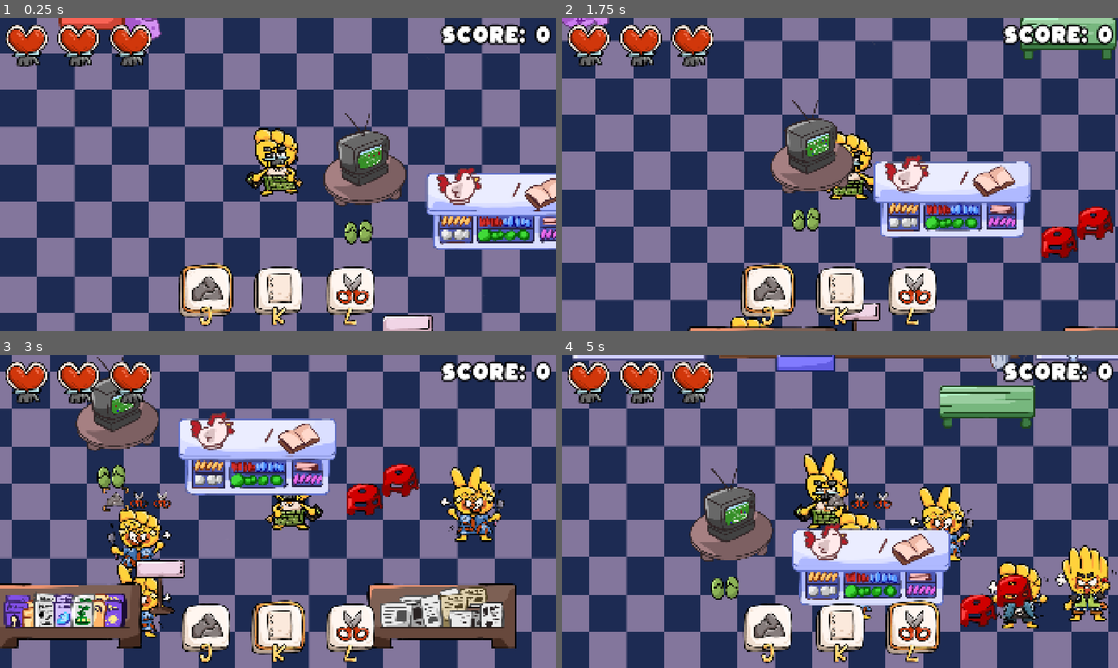
Above: before the commit, frames 1-4 (two rows, left to right).
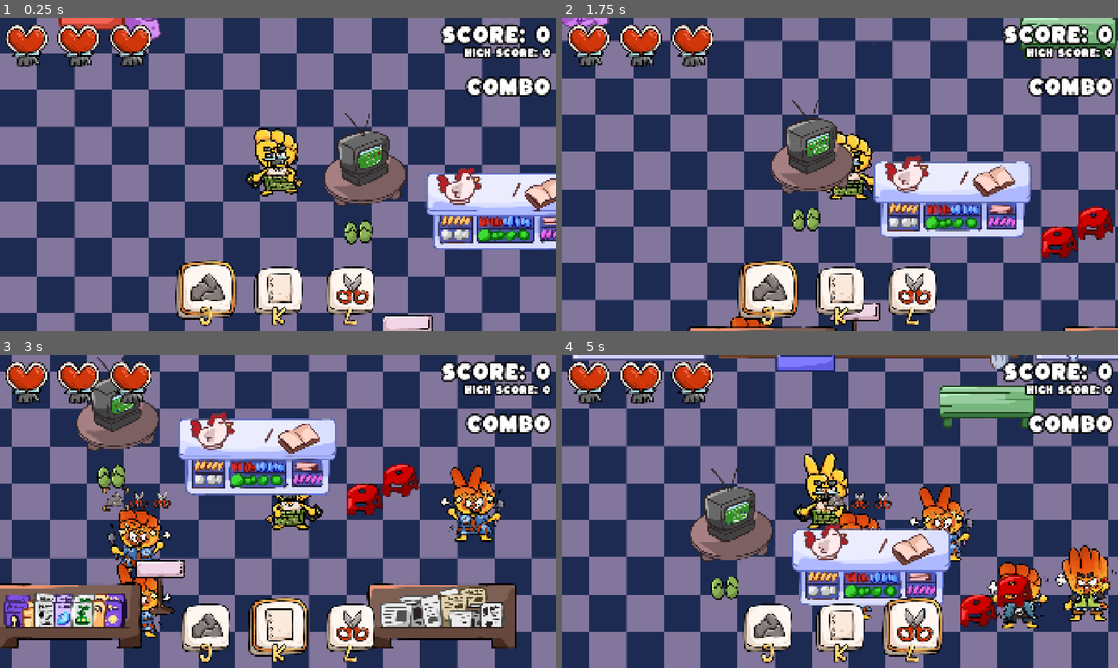
Above: after the commit, the same moments.

Repository: jessicaryan19/retail-rumble
Game: Godot game, scene res://game/game.tscn
Same seed, same stepped clock (60 frames per second), same inputs: the game is played once before the commit and once after it.
Inputs:
- Up to frame 1 (0.25 s): no input
- Up to frame 2 (1.75 s): hold D (move_right) 0.53-1.28 s; tap K (equip_paper) at 0.6 s; hold S (move_down) from 1.28 s (still down); tap J (equip_rock) at 1.35 s
- Up to frame 3 (3 s): release S (move_down) at 2.03 s; hold D (move_right) 2.03-2.78 s; tap L (equip_scissor) at 2.1 s; hold W (move_up) from 2.78 s (still down); tap K (equip_paper) at 2.85 s
- Up to frame 4 (5 s): release W (move_up) at 3.53 s; hold A (move_left) from 3.53 s (still down); tap J (equip_rock) at 3.6 s; tap L (equip_scissor) at 4.35 s

The runs differ from the first frame. In frame 1, 2.6% of the frame differs, in the area x 31-100%, y 9-97%; in frame 2, 2.7%; in frame 3, 3.6%; in frame 4, 4.2%, in the area x 50-100%, y 9-97%.

Commit message:
feat: high score and change enemy sprite

Diff:
--- a/enemy/enemy.tscn
+++ b/enemy/enemy.tscn
@@ -1,34 +1,34 @@
 [gd_scene load_steps=38 format=3 uid="uid://dxp1mdmx5l6jl"]
 
 [ext_resource type="Script" uid="uid://b62uf5egtperd" path="res://enemy/enemy.gd" id="1_2mvqj"]
-[ext_resource type="Texture2D" uid="uid://c5ex7lvgpj3hw" path="res://common/head/head_spritesheet.png" id="2_y5vj3"]
-[ext_resource type="PackedScene" uid="uid://5lapc8r0j8bx" path="res://components/health_component.tscn" id="3_pmsee"]
+[ext_resource type="Texture2D" uid="uid://hgog5btqut2" path="res://common/head/head_spritesheet.png" id="2_y5vj3"]
+[ext_resource type="PackedScene" path="res://components/health_component.tscn" id="3_pmsee"]
 [ext_resource type="Texture2D" uid="uid://cob5as66f182c" path="res://enemy/enemy_spritesheet.png" id="3_y5vj3"]
 [ext_resource type="PackedScene" uid="uid://djphn5du2drkq" path="res://components/hitbox_component.tscn" id="4_1wwld"]
 [ext_resource type="PackedScene" uid="uid://duk7tymh3tjem" path="res://components/rps_component.tscn" id="5_y5vj3"]
 [ext_resource type="PackedScene" uid="uid://d3yvf7tvhas08" path="res://components/knockback_component.tscn" id="8_5ffra"]
 
-[sub_resource type="AtlasTexture" id="AtlasTexture_pmsee"]
+[sub_resource type="AtlasTexture" id="AtlasTexture_y5vj3"]
 atlas = ExtResource("2_y5vj3")
 region = Rect2(750, 0, 250, 300)
 
-[sub_resource type="AtlasTexture" id="AtlasTexture_1wwld"]
-atlas = ExtResource("2_y5vj3")
-region = Rect2(0, 0, 250, 300)
-
-[sub_resource type="AtlasTexture" id="AtlasTexture_y5vj3"]
-atlas = ExtResource("2_y5vj3")
-region = Rect2(250, 0, 250, 300)
-
 [sub_resource type="AtlasTexture" id="AtlasTexture_5ffra"]
 atlas = ExtResource("2_y5vj3")
-region = Rect2(500, 0, 250, 300)
+region = Rect2(0, 300, 250, 300)
+
+[sub_resource type="AtlasTexture" id="AtlasTexture_jb0mw"]
+atlas = ExtResource("2_y5vj3")
+region = Rect2(250, 300, 250, 300)
+
+[sub_resource type="AtlasTexture" id="AtlasTexture_mqeel"]
+atlas = ExtResource("2_y5vj3")
+region = Rect2(500, 300, 250, 300)
 
 [sub_resource type="SpriteFrames" id="SpriteFrames_78jik"]
 animations = [{
 "frames": [{
 "duration": 1.0,
-"texture": SubResource("AtlasTexture_pmsee")
+"texture": SubResource("AtlasTexture_y5vj3")
 }],
 "loop": true,
 "name": &"die",
@@ -36,13 +36,13 @@
 }, {
 "frames": [{
 "duration": 1.0,
-"texture": SubResource("AtlasTexture_1wwld")
-}, {
-"duration": 1.0,
-"texture": SubResource("AtlasTexture_y5vj3")
-}, {
-"duration": 1.0,
 "texture": SubResource("AtlasTexture_5ffra")
+}, {
+"duration": 1.0,
+"texture": SubResource("AtlasTexture_jb0mw")
+}, {
+"duration": 1.0,
+"texture": SubResource("AtlasTexture_mqeel")
 }],
 "loop": true,
 "name": &"rps",
--- a/game/game.tscn
+++ b/game/game.tscn
@@ -7,8 +7,7 @@
 [ext_resource type="Script" uid="uid://uwp46gwnfjob" path="res://game/score_manager.gd" id="5_dxrkv"]
 [ext_resource type="PackedScene" uid="uid://bljp5jihpmr8f" path="res://game/ui/score_ui_control.tscn" id="6_y36n6"]
 [ext_resource type="PackedScene" uid="uid://bl7fwt0y4dv4k" path="res://game/ui/health_ui_control.tscn" id="7_l8g03"]
-[ext_resource type="Script" path="res://game/button_control.gd" id="8_j8tme"]
-[ext_resource type="PackedScene" uid="uid://cq8r2d04jnnbl" path="res://game/ui/rps_button.tscn" id="8_l8g03"]
+[ext_resource type="PackedScene" uid="uid://dn53g2i6s2v5e" path="res://game/ui/button_control.tscn" id="8_qf6n1"]
 [ext_resource type="Script" uid="uid://dvcnqfc257ap1" path="res://game/player_die_canvas.gd" id="9_3vho3"]
 [ext_resource type="PackedScene" uid="uid://bsbw3tjr063ou" path="res://ui/player_die_ui.tscn" id="9_j8tme"]
 [ext_resource type="Shader" uid="uid://b6tgdk2xk2i6i" path="res://CRT_Shaders/VHS.gdshader" id="9_l8g03"]
@@ -94,43 +93,7 @@
 
 [node name="HealthUIControl" parent="GameUI" instance=ExtResource("7_l8g03")]
 
-[node name="ButtonControl" type="Control" parent="GameUI"]
-layout_mode = 3
-anchors_preset = 7
-anchor_left = 0.5
-anchor_top = 1.0
-anchor_right = 0.5
-anchor_bottom = 1.0
-offset_left = -20.0
-offset_top = -40.0
-offset_right = 20.0
-grow_horizontal = 2
-grow_vertical = 0
-script = ExtResource("8_j8tme")
-
-[node name="ButtonContainer" type="HBoxContainer" parent="GameUI/ButtonControl"]
-layout_mode = 1
-anchors_preset = 7
-anchor_left = 0.5
-anchor_top = 1.0
-anchor_right = 0.5
-anchor_bottom = 1.0
-offset_left = -250.0
-offset_top = -62.0
-offset_right = 250.0
-grow_horizontal = 2
-grow_vertical = 0
-theme_override_constants/separation = 250
-alignment = 1
-
-[node name="RockButton" parent="GameUI/ButtonControl/ButtonContainer" instance=ExtResource("8_l8g03")]
-layout_mode = 2
-
-[node name="PaperButton" parent="GameUI/ButtonControl/ButtonContainer" instance=ExtResource("8_l8g03")]
-layout_mode = 2
-
-[node name="ScissorButton" parent="GameUI/ButtonControl/ButtonContainer" instance=ExtResource("8_l8g03")]
-layout_mode = 2
+[node name="ButtonControl" parent="GameUI" instance=ExtResource("8_qf6n1")]
 
 [node name="PlayerDieCanvas" type="CanvasLayer" parent="."]
 layer = 128
--- a/game/score_manager.gd
+++ b/game/score_manager.gd
@@ -5,17 +5,20 @@
 
 var score: int = 0
 var combo: int = 0
+var high_score: int = 0
+const SAVE_PATH := "user://high_score.save"
+
 @export var combo_interval: float = 10.0
 @onready var combo_timer = $ComboTimer
 
 func _ready():
+	load_high_score()
 	combo_timer.wait_time = combo_interval
 	combo_timer.timeout.connect(reset_combo)
 	combo_timer.one_shot = true
 
 func reset_combo():
 	combo = 0
-	print("reset combo: ", combo)
 	emit_signal("combo_changed", combo)
 
 func add_combo():
@@ -26,14 +29,33 @@
 
 func add_score(points: int):
 	score += points * combo
-	print("combo: ", combo)
-	print("current score: ", score)
 	emit_signal("score_changed", score)
 
 func reset_score():
 	score = 0
 	emit_signal("score_changed", score)
 
+func save_high_score():
+	if score > high_score:
+		var file = FileAccess.open(SAVE_PATH, FileAccess.WRITE)
+		var data = { "high_score": score }
+		file.store_string(JSON.stringify(data))
+		file.close()
+
+func load_high_score():
+	if not FileAccess.file_exists(SAVE_PATH):
+		save_high_score()
+		return
+
+	var file = FileAccess.open(SAVE_PATH, FileAccess.READ)
+	var content = file.get_as_text()
+	file.close()
+
+	var data = {}
+	if content != "":
+		data = JSON.parse_string(content)
+		high_score = int(data.get("high_score", 0))
+
 func _on_enemy_took_damage():
 	add_combo()
 	add_score(10)
--- /dev/null
+++ b/game/ui/button_control.tscn
@@ -0,0 +1,42 @@
+[gd_scene load_steps=3 format=3 uid="uid://dn53g2i6s2v5e"]
+
+[ext_resource type="Script" uid="uid://bygbsrod35vsy" path="res://game/button_control.gd" id="1_xokks"]
+[ext_resource type="PackedScene" uid="uid://cq8r2d04jnnbl" path="res://game/ui/rps_button.tscn" id="2_3frhq"]
+
+[node name="ButtonControl" type="Control"]
+layout_mode = 3
+anchors_preset = 7
+anchor_left = 0.5
+anchor_top = 1.0
+anchor_right = 0.5
+anchor_bottom = 1.0
+offset_left = -20.0
+offset_top = -40.0
+offset_right = 20.0
+grow_horizontal = 2
+grow_vertical = 0
+script = ExtResource("1_xokks")
+
+[node name="ButtonContainer" type="HBoxContainer" parent="."]
+layout_mode = 1
+anchors_preset = 7
+anchor_left = 0.5
+anchor_top = 1.0
+anchor_right = 0.5
+anchor_bottom = 1.0
+offset_left = -250.0
+offset_top = -62.0
+offset_right = 250.0
+grow_horizontal = 2
+grow_vertical = 0
+theme_override_constants/separation = 250
+alignment = 1
+
+[node name="RockButton" parent="ButtonContainer" instance=ExtResource("2_3frhq")]
+layout_mode = 2
+
+[node name="PaperButton" parent="ButtonContainer" instance=ExtResource("2_3frhq")]
+layout_mode = 2
+
+[node name="ScissorButton" parent="ButtonContainer" instance=ExtResource("2_3frhq")]
+layout_mode = 2
--- a/game/ui/rps_button.gd
+++ b/game/ui/rps_button.gd
@@ -7,8 +7,12 @@
 func set_button_state(is_active: bool) -> void:
 	if is_active:
 		button_sprite.frame = 1
+		button_sprite.scale = Vector2(1.1, 1.1)
+		rps_sprite.scale = Vector2(1.1, 1.1)
 	else:
 		button_sprite.frame = 0
+		button_sprite.scale = Vector2(1, 1)
+		rps_sprite.scale = Vector2(1, 1)
 
 func show_key_hint(key: String) -> void:
 	jkl_sprite.visible = true
--- a/game/ui/score_ui_control.gd
+++ b/game/ui/score_ui_control.gd
@@ -2,16 +2,21 @@
 
 @onready var score_label = $ScoreLabel
 @onready var combo_label = $ComboLabel
+@onready var high_score_label = $HighScoreLabel
 @onready var score_manager = get_node("/root/Game/ScoreManager")
 
 var fade_tween: Tween
 
 func _ready():
+	update_high_score_label(score_manager.high_score)
 	score_manager.score_changed.connect(update_score_label, score_manager.score)
 	score_manager.combo_changed.connect(update_combo_label, score_manager.combo)
 
 func update_score_label(new_score: int):
 	score_label.text = "Score: %d" % new_score
+
+func update_high_score_label(new_score: int):
+	high_score_label.text = "High Score: %d" % new_score
 
 func update_combo_label(new_combo: int):
 	if new_combo <= 1:
--- a/game/ui/score_ui_control.tscn
+++ b/game/ui/score_ui_control.tscn
@@ -1,7 +1,14 @@
-[gd_scene load_steps=3 format=3 uid="uid://bljp5jihpmr8f"]
+[gd_scene load_steps=5 format=3 uid="uid://bljp5jihpmr8f"]
 
 [ext_resource type="Script" uid="uid://cgikbfrecybyf" path="res://game/ui/score_ui_control.gd" id="1_y6dlv"]
 [ext_resource type="LabelSettings" uid="uid://mj62uk12jtlr" path="res://assets/font/label_setting.tres" id="2_vv5ws"]
+[ext_resource type="FontFile" uid="uid://bet3oe08d83oe" path="res://assets/font/Kaph-Regular.ttf" id="3_vv5ws"]
+
+[sub_resource type="LabelSettings" id="LabelSettings_ivq67"]
+font = ExtResource("3_vv5ws")
+font_size = 32
+outline_size = 24
+outline_color = Color(0, 0, 0, 1)
 
 [node name="ScoreUIControl" type="Control"]
 layout_mode = 3
@@ -35,9 +42,24 @@
 anchor_left = 1.0
 anchor_right = 1.0
 offset_left = -310.0
+offset_top = 200.0
+offset_right = -20.0
+offset_bottom = 274.0
+grow_horizontal = 0
+text = "combo"
+label_settings = ExtResource("2_vv5ws")
+horizontal_alignment = 2
+
+[node name="HighScoreLabel" type="Label" parent="."]
+layout_mode = 1
+anchors_preset = 1
+anchor_left = 1.0
+anchor_right = 1.0
+offset_left = -351.0
 offset_top = 100.0
 offset_right = -20.0
-offset_bottom = 174.0
+offset_bottom = 137.0
 grow_horizontal = 0
-label_settings = ExtResource("2_vv5ws")
+text = "highest score:"
+label_settings = SubResource("LabelSettings_ivq67")
 horizontal_alignment = 2
--- a/player/player.gd
+++ b/player/player.gd
@@ -134,6 +134,7 @@
 
 	if state == PlayerState.NORMAL or state == PlayerState.POSE or state == PlayerState.INVINCIBLE:
 		handle_movement(delta)
+
 
 func set_closest_hitbox_target():
 	var closest = null
@@ -182,7 +183,6 @@
 	#hitbox_component.monitoring = true
 
 func handle_movement(delta: float):
-
 	var input_direction = get_input_direction()
 	var target_vel = input_direction * MAX_SPEED
 
@@ -221,6 +221,7 @@
 func _on_health_component_die() -> void:
 	print("die")
 	state = PlayerState.DIE
+	score_manager.save_high_score()
 
 
 func _on_pose_timer_timeout() -> void:
--- a/player/player.tscn
+++ b/player/player.tscn
@@ -50,13 +50,13 @@
 animations = [{
 "frames": [{
 "duration": 1.0,
-"texture": SubResource("AtlasTexture_boad6")
-}, {
-"duration": 1.0,
-"texture": SubResource("AtlasTexture_rgyib")
-}, {
-"duration": 1.0,
 "texture": SubResource("AtlasTexture_hg6s5")
+}, {
+"duration": 1.0,
+"texture": SubResource("AtlasTexture_kb6p2")
+}, {
+"duration": 1.0,
+"texture": SubResource("AtlasTexture_wodsf")
 }],
 "loop": true,
 "name": &"rps",
Binary file changed: common/head/head_spritesheet.png
Not shown, changed: common/head/head_spritesheet.png.import
Not shown: 1 places in game/game.tscn that only renumber resources
Not shown: 2 places in player/player.tscn that only renumber resources
